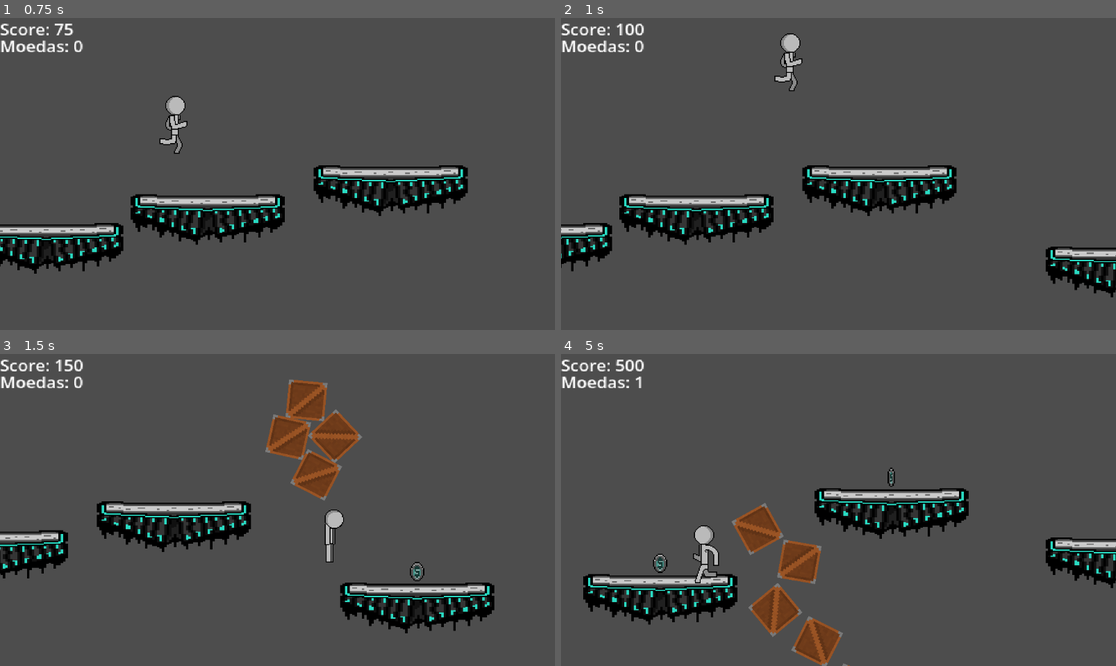
Above: before the commit, frames 1-4 (two rows, left to right).
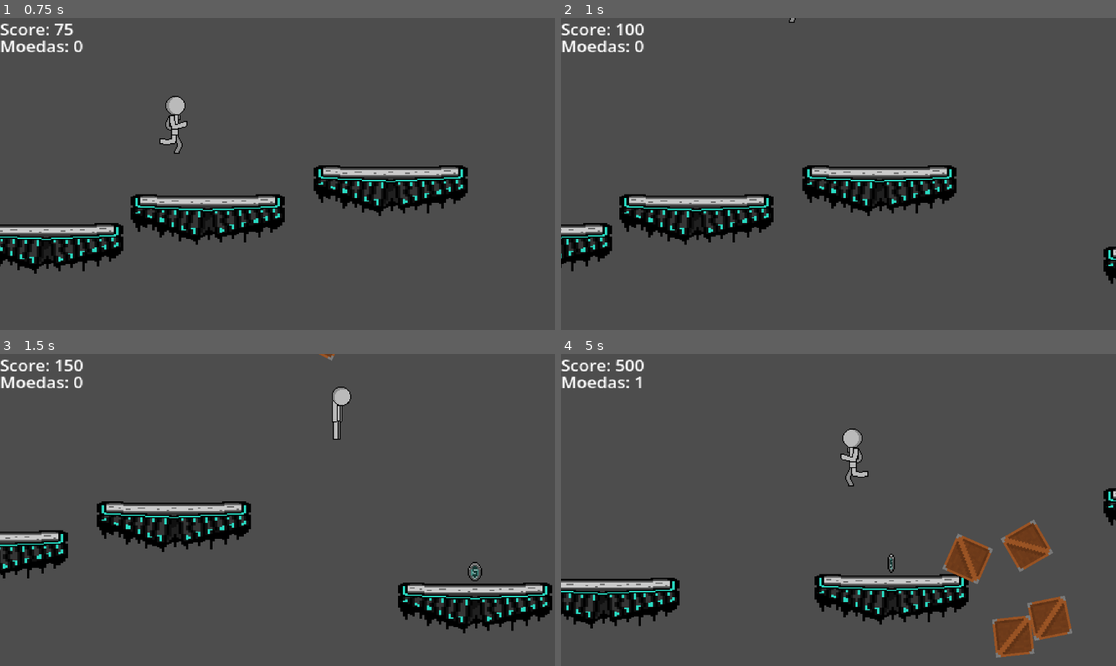
Above: after the commit, the same moments.

Repository: WLAD-79/atividade_jogo2D_godot
Game: Godot game, scene res://scenes/main.tscn
The game is run twice, just before and just after one commit, with the same random seed, the same clock (stepped at 60 frames per second) and the same inputs.
Inputs:
- Up to frame 1 (0.75 s): hold Right (player_right) from 0.53 s (still down); tap Space (player_jump) at 0.6 s
- Up to frame 2 (1 s): keep holding Right (player_right); tap Space (player_jump) at 0.77 s
- Up to frame 3 (1.5 s): keep holding Right (player_right); tap Space (player_jump) at 1.07 s; tap F at 1.35 s
- Up to frame 4 (5 s): tap Space (player_jump) at 1.52, 1.55, 1.82, 2.1, 3.02, 3.05, 3.32, 3.6, 3.77, 4.07, 4.52, 4.55, 4.82 s; release Right (player_right) at 2.03 s; hold Left (player_left) 2.03-2.78 s; hold Right (player_right) 2.78-4.28 s; tap F at 2.85, 4.35 s; hold Left (player_left) from 4.28 s (still down)

Frame 1 is identical in both runs. In frame 2, 1.7% of the frame differs, in the area x 38-100%, y 0-90%; in frame 3, 7.6%; in frame 4, 18%, in the area x 0-100%, y 23-100%.

Commit message:
pulo duplo

Diff:
--- a/scenes/main.tscn
+++ b/scenes/main.tscn
@@ -95,7 +95,6 @@
 platforms = Array[PackedScene]([ExtResource("3_sugp2"), ExtResource("4_tefeu")])
 
 [node name="Timer" type="Timer" parent="PlataformSpawner" unique_id=1412916399]
-wait_time = 0.8
 autostart = true
 
 [node name="Marker2D" type="Marker2D" parent="PlataformSpawner" unique_id=159630265]
--- a/scripts/player.gd
+++ b/scripts/player.gd
@@ -15,6 +15,9 @@
 
 @onready var coin_label = get_tree().current_scene.get_node("CanvasLayer/CoinLabel")
 var coins : int = 0
+
+var jump_count := 0
+var max_jumps := 2
 
 # A função _ready é chamada no início da execução.
 func _ready() -> void:
@@ -38,9 +41,16 @@
 	if not is_on_floor():
 		velocity += get_gravity() * delta * 0.8
 
+	if is_on_floor():
+		jump_count = 0
+
 	# Pulo, atribuição direta de velocidade vertical
-	if Input.is_action_just_pressed("player_jump") and is_on_floor():
+	if Input.is_action_just_pressed("player_jump") and jump_count < max_jumps:
+		if jump_count == 1:
+			velocity.y = 0
 		velocity.y = jump_velocity
+		jump_count += 1
+
 
 	# Leitura de direção do input (esquerda/direita)
 	var direction := Input.get_axis("player_left", "player_right")
